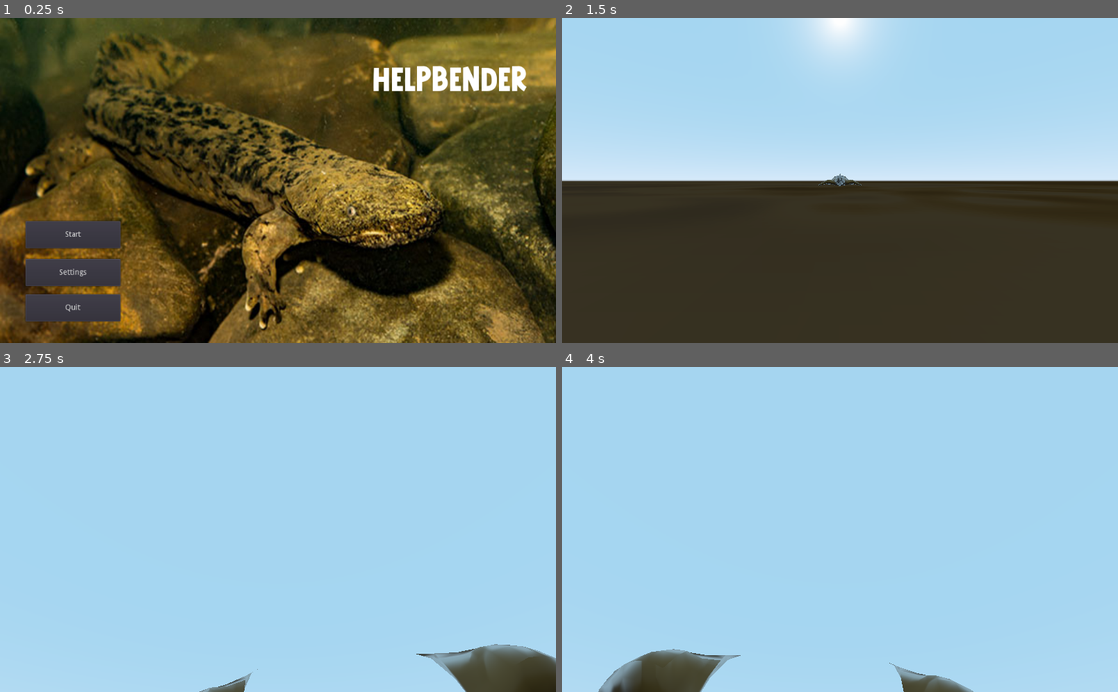
Above: before the commit, frames 1-4 (two rows, left to right).
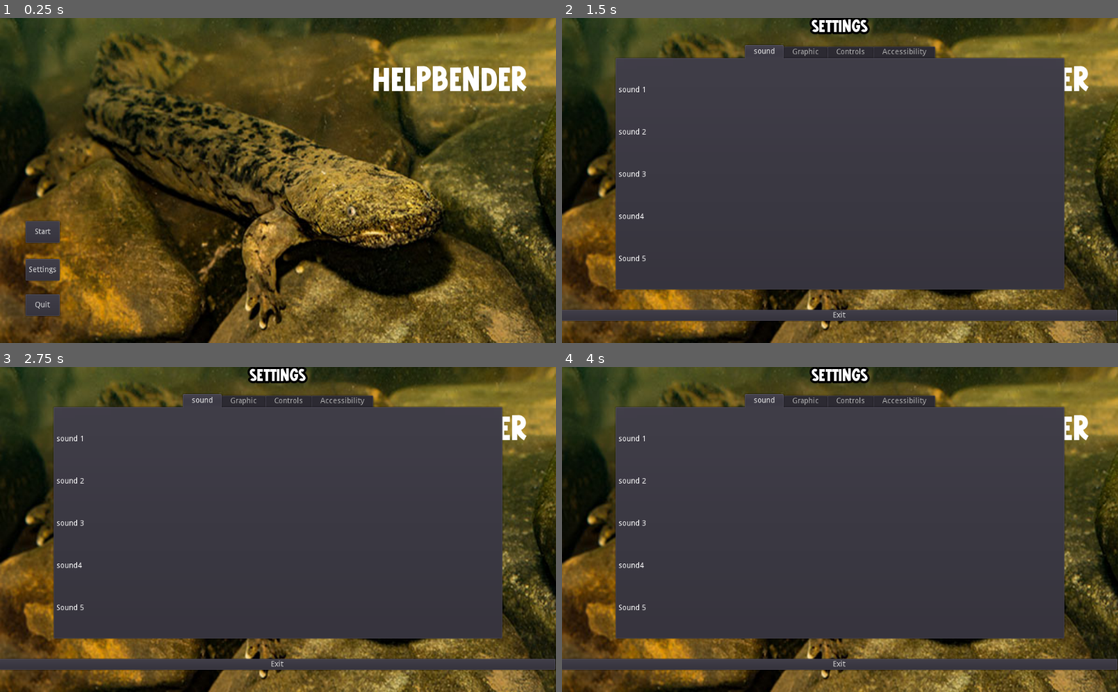
Above: after the commit, the same moments.

Repository: PDHTEC/HelpBender
Game: Godot game, scene res://Scenes/MenuMain.tscn
The game is run twice, just before and just after one commit, with the same random seed, the same clock (stepped at 60 frames per second) and the same inputs. The engine's default icon, where the game draws it, is replaced by a stand-in: a white triangle on a blue panel in a dark square.
Inputs (mouse positions are in pixels of both pictures, inside the frame that each line leads up to):
- Up to frame 1 (0.25 s): no input
- Up to frame 2 (1.5 s): click "Settings" at 0.5 s; click (634, 235) at 1.25 s, where only the run before the commit has a clickable "Start"
- Up to frame 3 (2.75 s): move the mouse to (305, 529) at 2.02 s; hold W (forward) from 2.03 s (still down); click (305, 529) at 2.1 s
- Up to frame 4 (4 s): keep holding W (forward); move the mouse to (812, 529) at 2.77 s; click (812, 529) at 2.85 s; move the mouse to (851, 523) at 3.52 s; click (851, 523) at 3.6 s

The runs differ from the first frame. In frame 1, 3.3% of the frame differs, in the area x 4-22%, y 62-94%; in frame 2, 97%; in frame 3, 99%; in frame 4, 100%, in the area x 0-100%, y 0-100%.

Commit message:
completerd settugs
Har lavet en settings menus lay out

Diff:
--- a/HelpBender/Scenes/MenuMain.tscn
+++ b/HelpBender/Scenes/MenuMain.tscn
@@ -1,8 +1,9 @@
-[gd_scene load_steps=6 format=2]
+[gd_scene load_steps=7 format=2]
 
 [ext_resource path="res://Hellbendymainmenu.jpg" type="Texture" id=1]
 [ext_resource path="res://Misrow.ttf" type="DynamicFontData" id=2]
 [ext_resource path="res://Scripts/MenuMain.gd" type="Script" id=3]
+[ext_resource path="res://Scenes/settingsMenu.tscn" type="PackedScene" id=4]
 
 [sub_resource type="DynamicFont" id=1]
 size = 64
@@ -11,7 +12,9 @@
 [sub_resource type="Theme" id=2]
 default_font = SubResource( 1 )
 
-[node name="Node2D" type="Node2D"]
+[node name="Node2D" type="Control"]
+anchor_right = 1.0
+anchor_bottom = 1.0
 script = ExtResource( 3 )
 
 [node name="Hellbendymainmenu" type="Sprite" parent="."]
@@ -19,26 +22,30 @@
 scale = Vector2( 1.72, 2.01333 )
 texture = ExtResource( 1 )
 
-[node name="start" type="Button" parent="."]
+[node name="Knapper" type="Control" parent="."]
+margin_right = 40.0
+margin_bottom = 40.0
+
+[node name="start" type="Button" parent="Knapper"]
 margin_left = 47.0
 margin_top = 375.0
-margin_right = 222.0
-margin_bottom = 425.0
+margin_right = 110.0
+margin_bottom = 415.0
 action_mode = 0
 text = "Start"
 
-[node name="settings" type="Button" parent="."]
+[node name="settings" type="Button" parent="Knapper"]
 margin_left = 47.0
 margin_top = 445.0
-margin_right = 222.0
-margin_bottom = 495.0
+margin_right = 110.0
+margin_bottom = 485.0
 text = "Settings"
 
-[node name="quit" type="Button" parent="."]
+[node name="quit" type="Button" parent="Knapper"]
 margin_left = 47.0
 margin_top = 510.0
-margin_right = 222.0
-margin_bottom = 560.0
+margin_right = 110.0
+margin_bottom = 550.0
 text = "Quit"
 
 [node name="Title" type="RichTextLabel" parent="."]
@@ -51,6 +58,5 @@
 "
 scroll_active = false
 
-[connection signal="button_down" from="start" to="." method="_on_start_button_down"]
-[connection signal="button_down" from="settings" to="." method="_on_settings_button_down"]
-[connection signal="button_down" from="quit" to="." method="_on_quit_button_down"]
+[node name="settingsMenu" parent="." instance=ExtResource( 4 )]
+visible = false
--- /dev/null
+++ b/HelpBender/Scenes/settings tab container.tscn
@@ -0,0 +1,118 @@
+[gd_scene format=2]
+
+[node name="Control" type="Control"]
+anchor_right = 1.0
+anchor_bottom = 1.0
+
+[node name="TabContainer" type="TabContainer" parent="."]
+anchor_right = 1.0
+anchor_bottom = 1.0
+margin_left = 100.0
+margin_top = 50.0
+margin_right = -100.0
+margin_bottom = -100.0
+
+[node name="sound" type="Tabs" parent="TabContainer"]
+anchor_right = 1.0
+anchor_bottom = 1.0
+margin_left = 4.0
+margin_top = 32.0
+margin_right = -4.0
+margin_bottom = -4.0
+
+[node name="MarginContainer" type="MarginContainer" parent="TabContainer/sound"]
+anchor_right = 1.0
+anchor_bottom = 1.0
+
+[node name="VBoxContainer" type="VBoxContainer" parent="TabContainer/sound/MarginContainer"]
+margin_right = 816.0
+margin_bottom = 414.0
+custom_constants/separation = 64
+alignment = 1
+
+[node name="sound 1" type="Label" parent="TabContainer/sound/MarginContainer/VBoxContainer"]
+margin_top = 44.0
+margin_right = 816.0
+margin_bottom = 58.0
+text = "sound 1"
+
+[node name="sound 2" type="Label" parent="TabContainer/sound/MarginContainer/VBoxContainer"]
+margin_top = 122.0
+margin_right = 816.0
+margin_bottom = 136.0
+text = "sound 2"
+
+[node name="sound 3" type="Label" parent="TabContainer/sound/MarginContainer/VBoxContainer"]
+margin_top = 200.0
+margin_right = 816.0
+margin_bottom = 214.0
+text = "sound 3"
+
+[node name="sound 4" type="Label" parent="TabContainer/sound/MarginContainer/VBoxContainer"]
+margin_top = 278.0
+margin_right = 816.0
+margin_bottom = 292.0
+text = "sound4"
+
+[node name="sound 5" type="Label" parent="TabContainer/sound/MarginContainer/VBoxContainer"]
+margin_top = 356.0
+margin_right = 816.0
+margin_bottom = 370.0
+text = "Sound 5"
+
+[node name="Graphic" type="Tabs" parent="TabContainer"]
+visible = false
+anchor_right = 1.0
+anchor_bottom = 1.0
+margin_left = 4.0
+margin_top = 32.0
+margin_right = -4.0
+margin_bottom = -4.0
+
+[node name="MarginContainer" type="MarginContainer" parent="TabContainer/Graphic"]
+anchor_right = 1.0
+anchor_bottom = 1.0
+
+[node name="VBoxContainer" type="VBoxContainer" parent="TabContainer/Graphic/MarginContainer"]
+margin_right = 816.0
+margin_bottom = 414.0
+custom_constants/separation = 64
+alignment = 1
+
+[node name="Controls" type="Tabs" parent="TabContainer"]
+visible = false
+anchor_right = 1.0
+anchor_bottom = 1.0
+margin_left = 4.0
+margin_top = 32.0
+margin_right = -4.0
+margin_bottom = -4.0
+
+[node name="MarginContainer" type="MarginContainer" parent="TabContainer/Controls"]
+anchor_right = 1.0
+anchor_bottom = 1.0
+
+[node name="VBoxContainer" type="VBoxContainer" parent="TabContainer/Controls/MarginContainer"]
+margin_right = 816.0
+margin_bottom = 414.0
+custom_constants/separation = 64
+alignment = 1
+
+[node name="Accessibility" type="Tabs" parent="TabContainer"]
+visible = false
+anchor_right = 1.0
+anchor_bottom = 1.0
+margin_left = 4.0
+margin_top = 32.0
+margin_right = -4.0
+margin_bottom = -4.0
+
+[node name="MarginContainer" type="MarginContainer" parent="TabContainer/Accessibility"]
+anchor_right = 1.0
+anchor_bottom = 1.0
+
+[node name="VBoxContainer" type="VBoxContainer" parent="TabContainer/Accessibility/MarginContainer"]
+margin_right = 816.0
+margin_bottom = 414.0
+custom_constants/separation = 64
+alignment = 1
--- /dev/null
+++ b/HelpBender/Scenes/settingsMenu.gd
@@ -0,0 +1,22 @@
+class_name settingsMenu
+
+extends Control
+
+onready var exit_button = $exitButton
+# Declare member variables here. Examples:
+# var a = 2
+# var b = "text"
+signal exit_settings_menu
+
+
+# Called when the node enters the scene tree for the first time.
+func _ready():
+	exit_button.connect("pressed",self,"_on_exit_button_button_down")
+	set_process(false)
+
+
+
+
+func _on_exit_button_button_down():
+	emit_signal("exit_settings_menu")
+	set_process(false)
--- a/HelpBender/Scenes/settingsMenu.tscn
+++ b/HelpBender/Scenes/settingsMenu.tscn
@@ -1,39 +1,35 @@
-[gd_scene load_steps=2 format=2]
+[gd_scene load_steps=5 format=2]
 
-[ext_resource path="res://Hellbendymainmenu.jpg" type="Texture" id=1]
+[ext_resource path="res://Scenes/settingsMenu.gd" type="Script" id=1]
+[ext_resource path="res://Misrow.ttf" type="DynamicFontData" id=2]
+[ext_resource path="res://Scenes/settings tab container.tscn" type="PackedScene" id=3]
 
-[node name="Node2D" type="Node2D"]
+[sub_resource type="DynamicFont" id=1]
+size = 32
+outline_size = 4
+font_data = ExtResource( 2 )
 
-[node name="Hellbendymainmenu" type="Sprite" parent="."]
-modulate = Color( 0.305882, 0.305882, 0.305882, 1 )
-position = Vector2( 507.5, 296 )
-scale = Vector2( 1.725, 2.01333 )
-texture = ExtResource( 1 )
+[node name="Control" type="Control"]
+anchor_right = 1.0
+anchor_bottom = 1.0
+script = ExtResource( 1 )
 
-[node name="back" type="Button" parent="."]
-margin_left = 31.0
-margin_top = 26.0
-margin_right = 166.0
-margin_bottom = 89.0
-text = "Back"
+[node name="Label" type="Label" parent="."]
+margin_right = 1024.0
+margin_bottom = 69.0
+custom_colors/font_outline_modulate = Color( 0, 0, 0, 1 )
+custom_constants/shadow_offset_x = 7
+custom_fonts/font = SubResource( 1 )
+text = "Settings
+"
+align = 1
+valign = 1
 
-[node name="Button2" type="Button" parent="."]
-margin_left = 820.0
-margin_top = 60.0
-margin_right = 995.0
-margin_bottom = 105.0
-text = "Graphics"
+[node name="Control" parent="." instance=ExtResource( 3 )]
 
-[node name="Button3" type="Button" parent="."]
-margin_left = 820.0
-margin_top = 125.0
-margin_right = 995.0
-margin_bottom = 170.0
-text = "Sound"
-
-[node name="Button4" type="Button" parent="."]
-margin_left = 820.0
-margin_top = 185.0
-margin_right = 995.0
-margin_bottom = 230.0
-text = "controls"
+[node name="exitButton" type="Button" parent="."]
+margin_left = -1.0
+margin_top = 539.0
+margin_right = 1023.0
+margin_bottom = 559.0
+text = "Exit"
--- a/HelpBender/Scripts/MenuMain.gd
+++ b/HelpBender/Scripts/MenuMain.gd
@@ -1,9 +1,12 @@
 class_name MainMenu
-extends Node2D
+extends Control
 
-onready var start_button = $start as Button
-onready var settings_button = $settings as Button
-onready var quit_button = $quit as Button
+onready var start_button = $Knapper/start as Button
+onready var settings_button = $Knapper/settings as Button
+onready var quit_button = $Knapper/quit as Button
+onready var settings_menu = $settingsMenu as Control
+onready var Knapper = $Knapper
+
 export var start_level = preload("res://Scenes/Main.tscn")
 # Declare member variables here. Examples:
 # var a = 2
@@ -12,23 +15,35 @@
 
 # Called when the node enters the scene tree for the first time.
 func _ready():
-	pass
+	handle_connecting_signals()
 
 # Called every frame. 'delta' is the elapsed time since the previous frame.
 #func _process(delta):
 #	pas
 
-func on_settings_pressed() -> void:
-	pass
 
 
+func handle_connecting_signals():
+	start_button.connect("pressed",self,"_on_start_button_down")
+	settings_button.connect("pressed",self,"_on_settings_button_down")
+	quit_button.connect("pressed",self,"_on_quit_button_down")
+	settings_menu.connect("exit_settings_menu",self,"on_exit_options_menu")
 
+	pass
 
 
 func _on_start_button_down():
 	get_tree().change_scene("res://Scenes/Main.tscn")
 
+func _on_settings_button_down():
+	Knapper.visible = false
+	settings_menu.set_process(true)
+	settings_menu.visible = true
 
 
 func _on_quit_button_down():
 	get_tree().quit()
+
+func on_exit_options_menu():
+	Knapper.visible=true
+	settings_menu.visible=false
--- a/HelpBender/project.godot
+++ b/HelpBender/project.godot
@@ -9,13 +9,19 @@
 config_version=4
 
 _global_script_classes=[ {
-"base": "Node2D",
+"base": "Control",
 "class": "MainMenu",
 "language": "GDScript",
 "path": "res://Scripts/MenuMain.gd"
+}, {
+"base": "Control",
+"class": "settingsMenu",
+"language": "GDScript",
+"path": "res://Scenes/settingsMenu.gd"
 } ]
 _global_script_class_icons={
-"MainMenu": ""
+"MainMenu": "",
+"settingsMenu": ""
 }
 
 [application]
